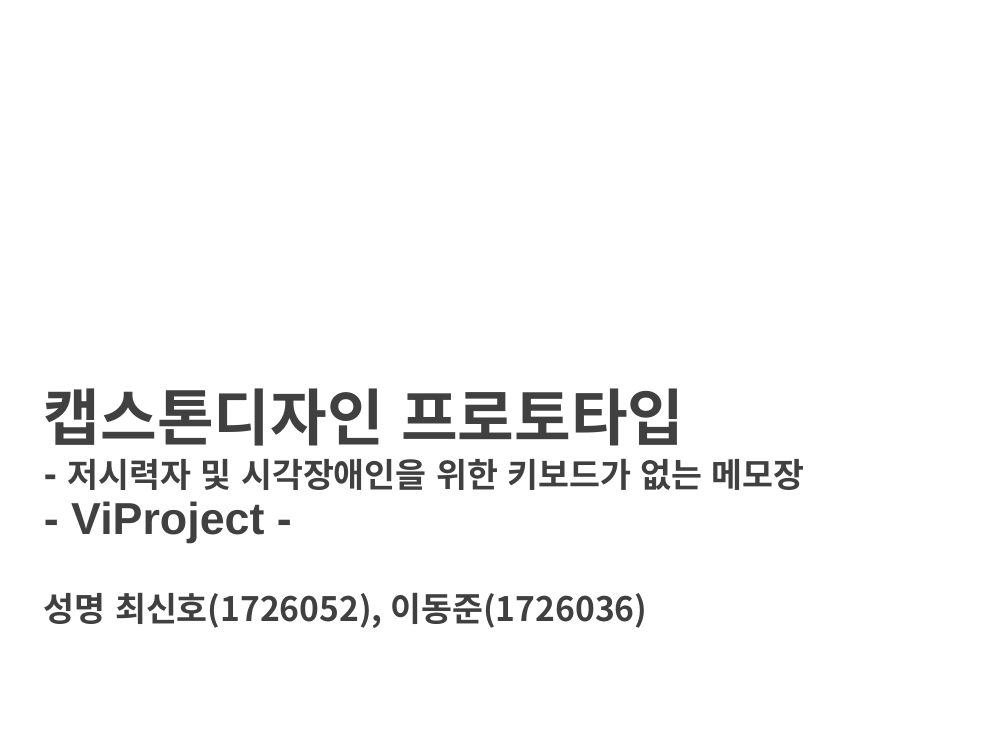
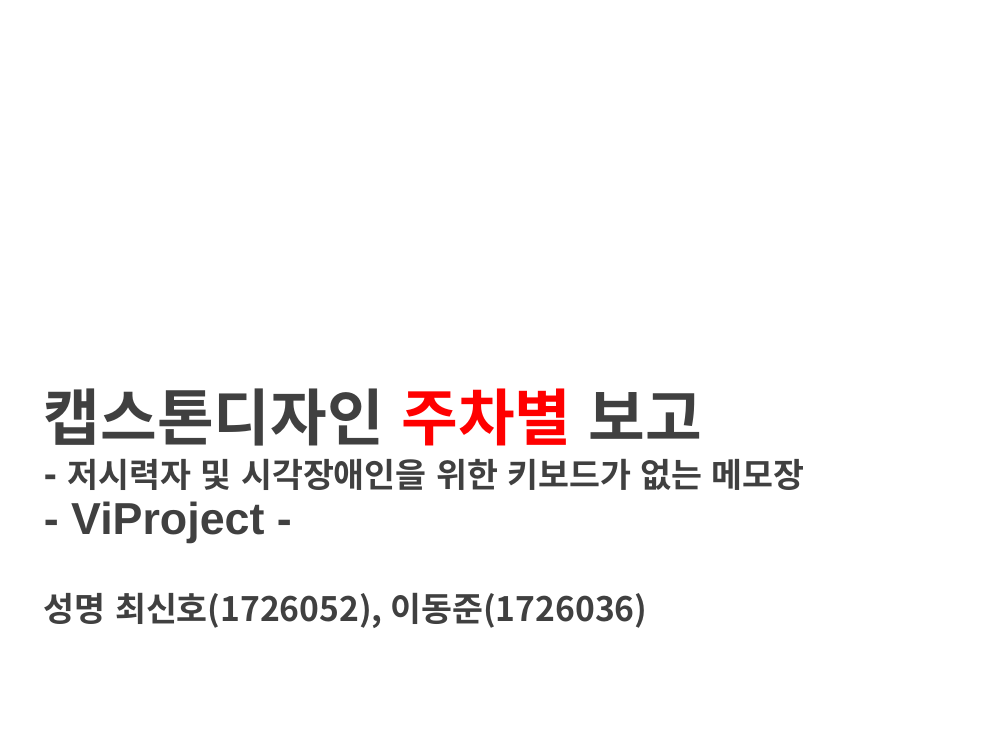
Before and after one commit to choisinho/capstone1, a slide deck: slide 1 of 프로토타입_최신호_이동준.pptx. Drawn at 1008x756 pixels with LibreOffice and Linux fonts; fonts in the diff are those of the drawing; background and template pictures are left out. Boxes give left, top, right and bottom in pixels: in the first picture for what was removed or moved away, otherwise in the second. Text is boxed around its words. In the diff, an @@ line names an element or a change of style, - is before the commit and + after.

```diff
--- a/프로토타입_최신호_이동준.pptx
+++ b/프로토타입_최신호_이동준.pptx
@@ title at (x1=44, y1=388, x2=805, y2=543): text changed @@
-캡스톤디자인 프로토타입
-- 저시력자 및 시각장애인을 위한 키보드가 없는 메모장
-- ViProject -
+캡스톤디자인 주차별 보고
+- 저시력자 및 시각장애인을 위한 키보드가 없는 메모장
+- ViProject -
```
Also in this commit, not shown: 4 other slides changed, 2 slides added, 8 slides removed, 7 other files.
